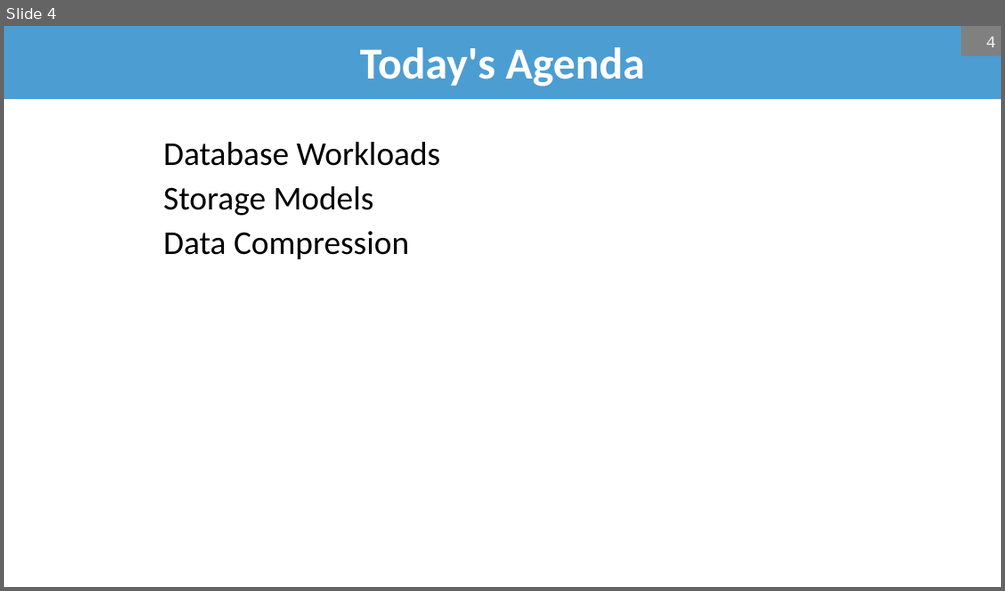
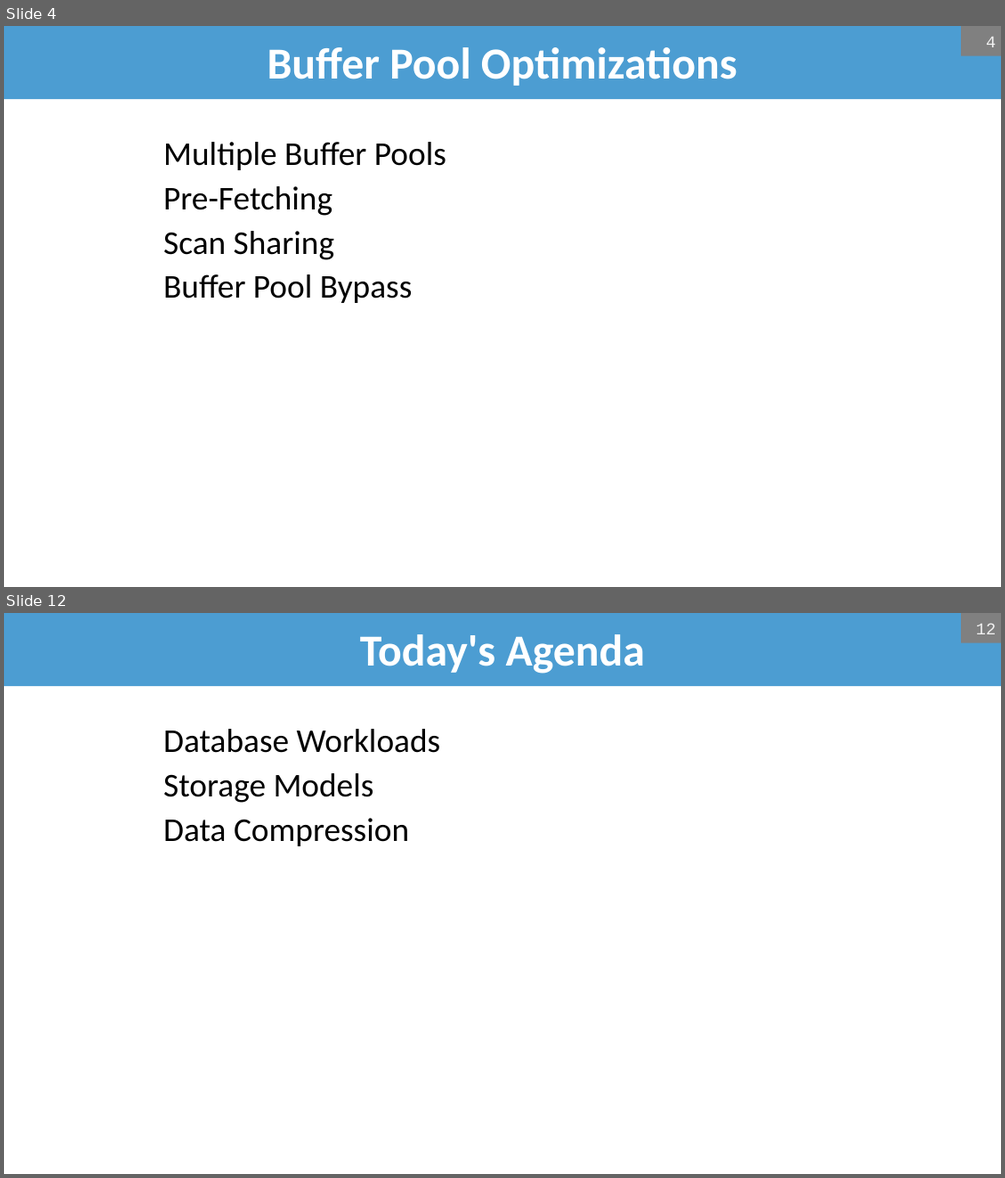
Before and after one commit to bsb20/bsb20.github.io, a slide deck: docs/421_f26/lectures/L6.pptx. Shown one above the other, each under a label of ours: slide 4 before the commit, slides 4 and 12 after it; the slides between them are not shown. The pictures are 1005x591 and 1005x1178 pixels, drawn with LibreOffice and Linux fonts; fonts in the diff are those of the drawing; background and template pictures are left out. Boxes give left, top, right and bottom in pixels: in the first picture for what was removed or moved away, otherwise in the second. Text is boxed around its words. In the diff, an @@ line names an element or a change of style, - is before the commit and + after.

```diff
--- a/docs/421_f26/lectures/L6.pptx
+++ b/docs/421_f26/lectures/L6.pptx
@@ slide 4 added at (4,26,1001,587), background #FFFFFF @@
@@ title added at (4,26,1001,99), fill #4C9DD2, 32 pt, text #FFFFFF, bold @@
+Buffer Pool Optimizations
@@ page number added at (961,26,1001,56), fill #808080, 12 pt, text #F2F2F2 @@
+4
@@ text added at (163,142,446,303), 24 pt, text #000000 @@
+Multiple Buffer Pools
+Pre-Fetching
+Scan Sharing
+Buffer Pool Bypass
@@ what was slide 4 is now slide 12 @@
@@ page number at (976,623,995,634): text changed @@
-4
+12
```
Also in this commit, not shown: 6 slides changed, 12 other slides added, 1 slide removed, 1 other file.
